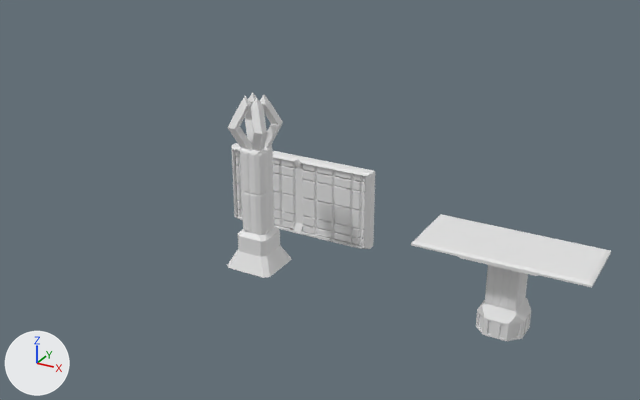
Renders of the Blender file Blender/assets_v2.blend from each side of a commit.
One viewpoint serves both versions: a 50 mm lens placed at (5.17, -7.91, 4.94), pointed at (0.57, 0.45, 0.76). Arrows for +X, +Y and +Z are at lower left; the lights stay in place. The picture after the commit comes second.

In view in the first picture: 'low_wall', 'pilar', 'table'.
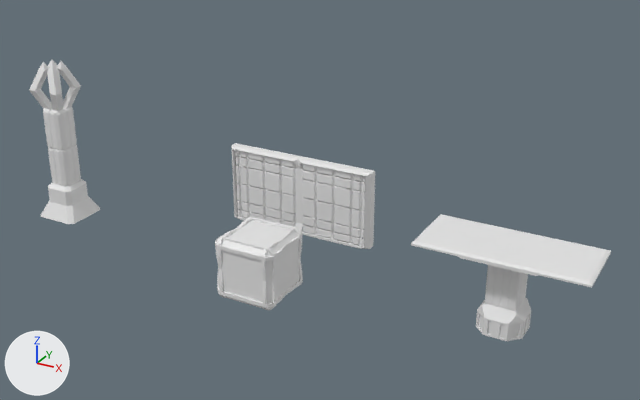
What differs and where, as boxes (x1, y1, x2, y2) in the pictures (640 x 400 px):
'pilar', moved
    before: (227, 92, 292, 278)
    after: (29, 60, 100, 224)
'Crate', added
    after: (215, 216, 303, 310)

The change in detail:
Material 'crate' (mat_crate) is new.
Its base color is (0.8, 0.8, 0.8) (white #e7e7e7).
Mesh me_cube_003 is new.
It has 88 vertices, 87 faces and spans x 0.0..0.4, y -0.4..0.0, z 0.0..0.4.
It uses material mat_crate (white #e7e7e7).
Object 'pilar' (ob_pilar) moves from (0.0, 0.0, 0.0) to (-3.0, 0.0, 0.0).
Object 'Crate' (ob_crate) is new; it shows me_cube_003.
Its location is (0.0, 0.0, 0.0).
It gains a MIRROR modifier named 'Mirror'.
Modifier setting: use_axis = (True, True, True).
